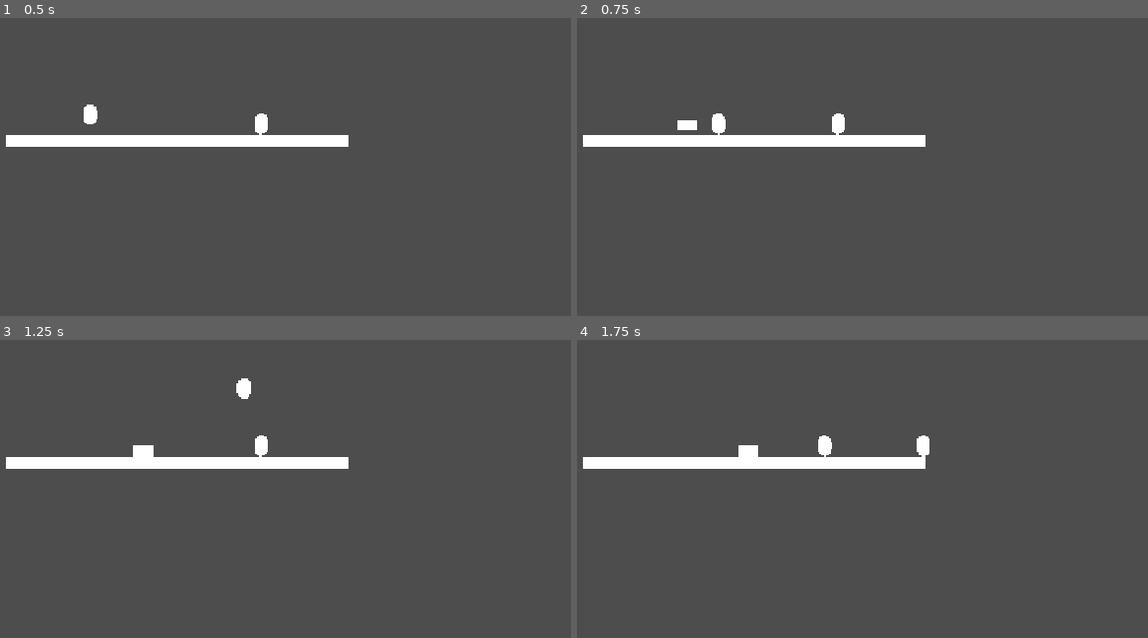
Above: before the commit, frames 1-4 (two rows, left to right).
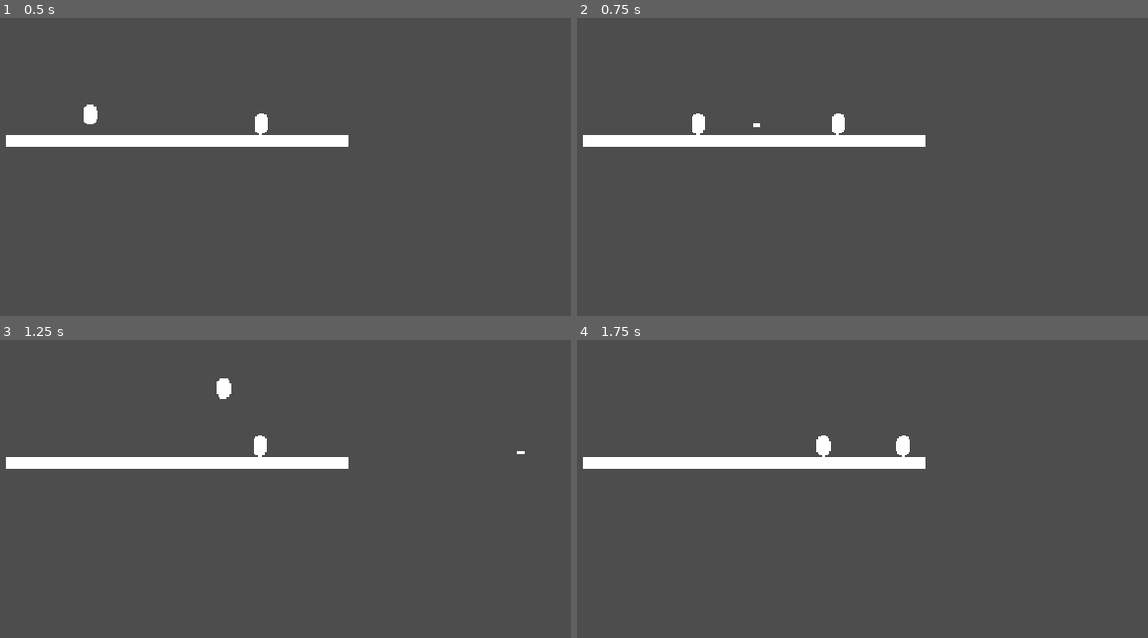
Above: after the commit, the same moments.

Repository: iluebke862/shitpost-fighting-game
Game: Godot game, scene res://main.tscn
Same seed, same stepped clock (60 frames per second), same inputs: the game is played once before the commit and once after it.
Inputs:
- Up to frame 1 (0.5 s): no input
- Up to frame 2 (0.75 s): hold D (P1 - right) from 0.53 s (still down); tap S (P1 - shoot) at 0.6 s
- Up to frame 3 (1.25 s): keep holding D (P1 - right); tap W (P1 - jump) at 0.77 s
- Up to frame 4 (1.75 s): keep holding D (P1 - right); tap Left (P2 - left) at 1.35 s; tap W (P1 - jump) at 1.52 s

Frame 1 is identical in both runs. In frame 2, 0.4% of the frame differs, in the area x 17-33%, y 32-40%; in frame 3, 0.5%, in the area x 23-92%, y 12-40%; in frame 4, 0.5%.
Error after the commit: Parse Error: Expected ":" after "if" condition. (res://deathwall.gd:6)

Commit message:
basic gameplay?

Diff:
--- /dev/null
+++ b/deathwall.gd
@@ -0,0 +1,6 @@
+extends Area2D
+
+
+
+func _on_body_entered(body: Node2D) -> void:
+	if body.is_in_group("Players")
--- a/map.tscn
+++ b/map.tscn
@@ -1,10 +1,14 @@
 [gd_scene format=3 uid="uid://b1q8l48u481el"]
+
+[ext_resource type="Script" uid="uid://bf3pbkwu6metb" path="res://deathwall.gd" id="1_c7s6e"]
 
 [sub_resource type="RectangleShape2D" id="RectangleShape2D_0i7yq"]
 size = Vector2(500, 20)
 
 [sub_resource type="QuadMesh" id="QuadMesh_xqxsa"]
 size = Vector2(500, 20)
+
+[sub_resource type="WorldBoundaryShape2D" id="WorldBoundaryShape2D_o1m7y"]
 
 [node name="map" type="Node2D" unique_id=1432129360]
 
@@ -15,3 +19,14 @@
 
 [node name="MeshInstance2D" type="MeshInstance2D" parent="StaticBody2D" unique_id=1115425620]
 mesh = SubResource("QuadMesh_xqxsa")
+
+[node name="Area2D" type="Area2D" parent="." unique_id=1262490121]
+position = Vector2(0, 80)
+collision_layer = 0
+collision_mask = 2
+script = ExtResource("1_c7s6e")
+
+[node name="CollisionShape2D" type="CollisionShape2D" parent="Area2D" unique_id=2094350328]
+shape = SubResource("WorldBoundaryShape2D_o1m7y")
+
+[connection signal="body_entered" from="Area2D" to="Area2D" method="_on_body_entered"]
--- a/player.gd
+++ b/player.gd
@@ -1,14 +1,18 @@
 extends CharacterBody2D
 
+var HP = 100
 
 const SPEED = 300.0
 const JUMP_VELOCITY = -400.0
-
+var direction = 0
+var lastdirection = 1
 @export var player = 1
 var inputs = [false,false,false,false]
 const projectile = preload("res://projectile.tscn")
 
 func _physics_process(delta: float) -> void:
+	if HP < 0:
+		queue_free()
 
 	if player == 1:
 		if Input.is_action_pressed("P1 - left"):
@@ -52,16 +56,20 @@
 		var new = projectile.instantiate()
 		get_node("/root/main").add_child(new)
 		new.position = position
+		new.direction = lastdirection
+		new.position += Vector2(10*new.direction,0)
+
 		inputs[3] = false
 
 
-	var direction = 0
+	direction = 0
 	if inputs[0]:
 		direction -= 1
 	if inputs[1]:
 		direction += 1
 	if direction:
 		velocity.x = direction * SPEED
+		lastdirection = direction
 	else:
 		velocity.x = move_toward(velocity.x, 0, SPEED)
 	move_and_slide()
--- a/projectile.gd
+++ b/projectile.gd
@@ -2,10 +2,10 @@
 var direction = 1
 
 # Called when the node enters the scene tree for the first time.
-func _ready() -> void:
-	pass # Replace with function body.
+
 
 
 # Called every frame. 'delta' is the elapsed time since the previous frame.
 func _process(delta: float) -> void:
-	linear_velocity = Vector2(100*direction,0)
+
+	linear_velocity = Vector2(1000*direction,0)
--- a/projectile.tscn
+++ b/projectile.tscn
@@ -3,10 +3,10 @@
 [ext_resource type="Script" uid="uid://d3apywga1kmpq" path="res://projectile.gd" id="1_a85iw"]
 
 [sub_resource type="RectangleShape2D" id="RectangleShape2D_0i7yq"]
-size = Vector2(30, 15)
+size = Vector2(10, 5)
 
 [sub_resource type="QuadMesh" id="QuadMesh_xqxsa"]
-size = Vector2(30, 15)
+size = Vector2(10, 5)
 
 [node name="projectile" type="RigidBody2D" unique_id=1572084092]
 script = ExtResource("1_a85iw")
Not shown, added: deathwall.gd.uid
